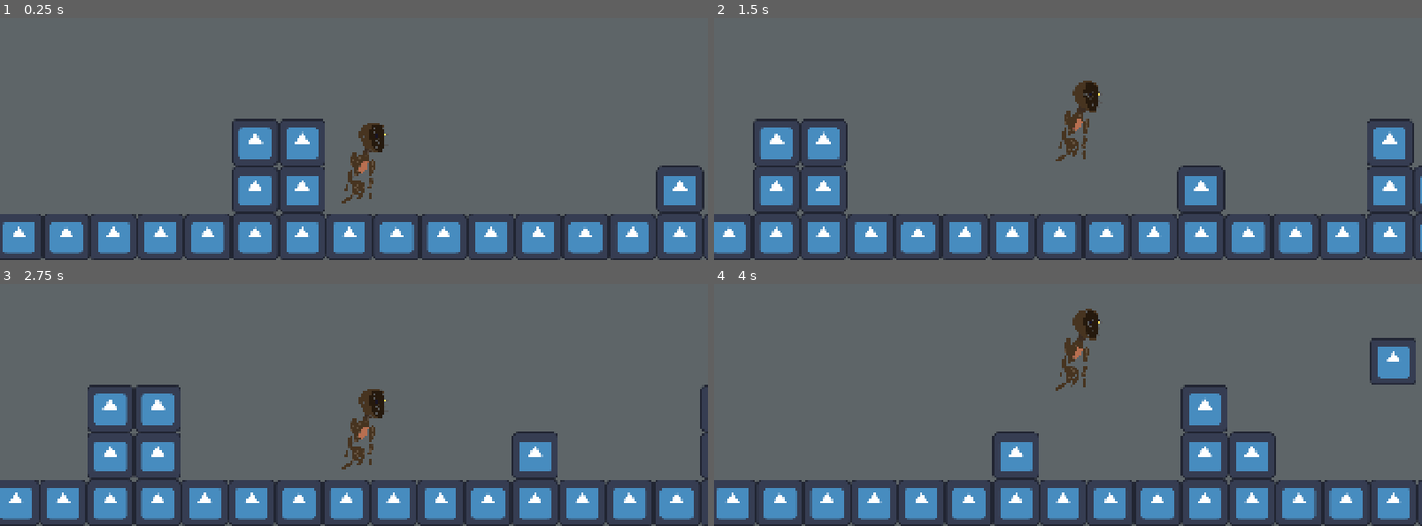
Above: before the commit, frames 1-4 (two rows, left to right).
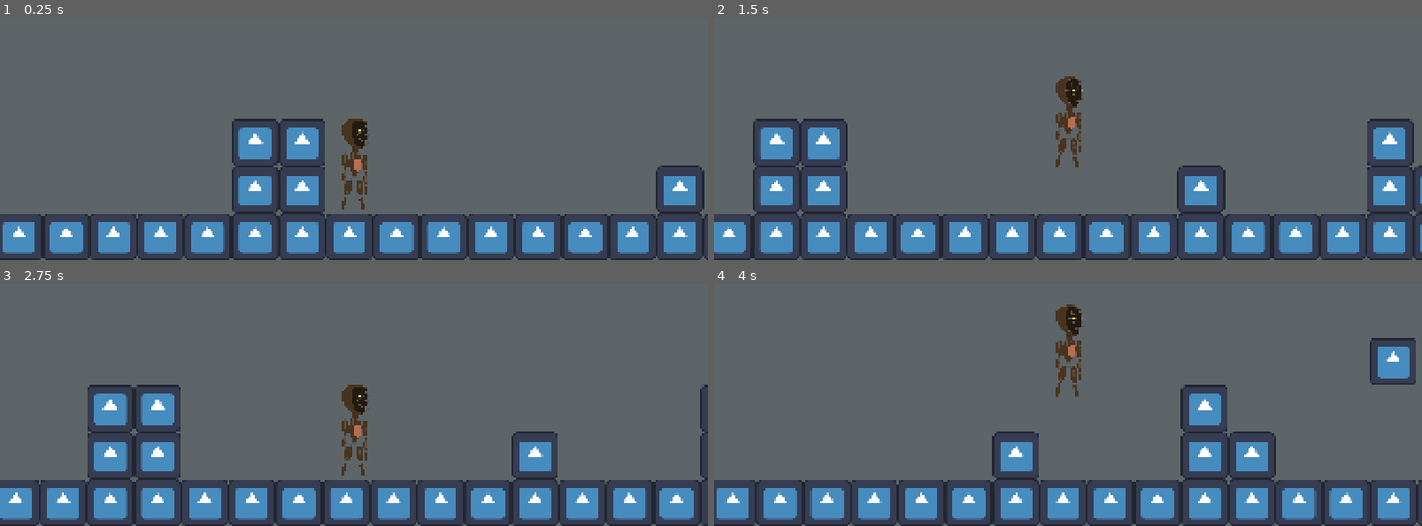
Above: after the commit, the same moments.

Repository: State0fFlux/Strings-Attached
Game: Godot game, scene res://scenes/ShowManager.tscn
Same seed, same stepped clock (60 frames per second), same inputs: the game is played once before the commit and once after it. The engine's default icon, where the game draws it, is replaced by a stand-in: a white triangle on a blue panel in a dark square.
Inputs:
- Up to frame 1 (0.25 s): no input
- Up to frame 2 (1.5 s): tap Enter at 0.5 s; hold W (ZoomIn) 0.53-1.28 s; hold D (Right) from 0.53 s (still down); tap Space (Jump) at 0.77 s; tap S (ZoomOut) at 1.35 s
- Up to frame 3 (2.75 s): tap Space (Jump) at 1.52 s; release D (Right) at 2.03 s; hold A (Left) from 2.03 s (still down); hold W (ZoomIn) from 2.03 s (still down)
- Up to frame 4 (4 s): release A (Left) at 2.78 s; release W (ZoomIn) at 2.78 s; hold D (Right) from 2.78 s (still down); tap S (ZoomOut) at 2.85 s; tap Space (Jump) at 3.02, 3.77 s; hold W (ZoomIn) from 3.53 s (still down)

The runs differ from the first frame. In frame 1, 1.2% of the frame differs, in the area x 48-55%, y 41-80%; in frame 2, 1.2%, in the area x 48-55%, y 24-62%; in frame 3, 1.2%; in frame 4, 1.2%.

Commit message:
Switching to CCDIK joints
lowkey screwed up the joints but whatever, tis for the best

Diff:
--- a/character/Clockwork.tscn
+++ b/character/Clockwork.tscn
@@ -18,80 +18,52 @@
 radius = 163.0
 height = 1084.0
 
-[sub_resource type="SkeletonModification2DTwoBoneIK" id="SkeletonModification2DTwoBoneIK_4yfbs"]
+[sub_resource type="SkeletonModification2DCCDIK" id="SkeletonModification2DCCDIK_4yfbs"]
 target_nodepath = NodePath("../IKTargets/LLeg")
-joint_one_bone_idx = 9
-joint_one_bone2d_node = NodePath("Hip/LThigh")
-joint_two_bone_idx = 10
-joint_two_bone2d_node = NodePath("Hip/LThigh/LShin")
-
-[sub_resource type="SkeletonModification2DTwoBoneIK" id="SkeletonModification2DTwoBoneIK_ropgy"]
-target_nodepath = NodePath("../IKTargets/RLeg")
-joint_one_bone_idx = 11
-joint_one_bone2d_node = NodePath("Hip/RThigh")
-joint_two_bone_idx = 12
-joint_two_bone2d_node = NodePath("Hip/RThigh/RShin")
-
-[sub_resource type="SkeletonModification2DTwoBoneIK" id="SkeletonModification2DTwoBoneIK_8t3fi"]
-target_nodepath = NodePath("../IKTargets/LElbow")
-flip_bend_direction = true
-joint_one_bone_idx = 1
-joint_one_bone2d_node = NodePath("Core/LShoulder")
-joint_two_bone_idx = 2
-joint_two_bone2d_node = NodePath("Core/LShoulder/LForearm")
-
-[sub_resource type="SkeletonModification2DTwoBoneIK" id="SkeletonModification2DTwoBoneIK_8q1fb"]
-target_nodepath = NodePath("../IKTargets/RElbow")
-flip_bend_direction = true
-joint_one_bone_idx = 4
-joint_one_bone2d_node = NodePath("Core/RShoulder")
-joint_two_bone_idx = 5
-joint_two_bone2d_node = NodePath("Core/RShoulder/RForearm")
-
-[sub_resource type="SkeletonModification2DTwoBoneIK" id="SkeletonModification2DTwoBoneIK_ewfl5"]
-target_nodepath = NodePath("../IKTargets/LElbow/LWrist")
-flip_bend_direction = true
-joint_one_bone_idx = 3
-joint_one_bone2d_node = NodePath("Core/LShoulder/LForearm/LHand")
-joint_two_bone_idx = 3
-joint_two_bone2d_node = NodePath("Core/LShoulder/LForearm/LHand")
-
-[sub_resource type="SkeletonModification2DTwoBoneIK" id="SkeletonModification2DTwoBoneIK_o3i88"]
-target_nodepath = NodePath("../IKTargets/RElbow/RWrist")
-flip_bend_direction = true
-joint_one_bone_idx = 6
-joint_one_bone2d_node = NodePath("Core/RShoulder/RForearm/RHand")
-joint_two_bone_idx = 6
-joint_two_bone2d_node = NodePath("Core/RShoulder/RForearm/RHand")
-
-[sub_resource type="SkeletonModification2DTwoBoneIK" id="SkeletonModification2DTwoBoneIK_ym88w"]
-target_nodepath = NodePath("../IKTargets/Head")
-joint_one_bone_idx = 7
-joint_one_bone2d_node = NodePath("Core/Head")
-joint_two_bone_idx = 7
-joint_two_bone2d_node = NodePath("Core/Head")
-
-[sub_resource type="SkeletonModification2DTwoBoneIK" id="SkeletonModification2DTwoBoneIK_p0vnl"]
-target_nodepath = NodePath("../IKTargets/Torso")
-joint_one_bone_idx = 0
-joint_one_bone2d_node = NodePath("Core")
-joint_two_bone_idx = 0
-joint_two_bone2d_node = NodePath("Core")
-
-[sub_resource type="SkeletonModification2DCCDIK" id="SkeletonModification2DCCDIK_4yfbs"]
+tip_nodepath = NodePath("Hip/LThigh/LShin")
+ccdik_data_chain_length = 2
+joint_data/0/bone_index = 9
+joint_data/0/bone2d_node = NodePath("Hip/LThigh")
+joint_data/0/rotate_from_joint = false
+joint_data/0/enable_constraint = false
+joint_data/0/editor_draw_gizmo = true
+joint_data/1/bone_index = 10
+joint_data/1/bone2d_node = NodePath("Hip/LThigh/LShin")
+joint_data/1/rotate_from_joint = true
+joint_data/1/enable_constraint = false
+joint_data/1/editor_draw_gizmo = true
 
 [sub_resource type="SkeletonModificationStack2D" id="SkeletonModificationStack2D_ropgy"]
 enabled = true
-modification_count = 9
-modifications/0 = SubResource("SkeletonModification2DTwoBoneIK_4yfbs")
-modifications/1 = SubResource("SkeletonModification2DTwoBoneIK_ropgy")
-modifications/2 = SubResource("SkeletonModification2DTwoBoneIK_8t3fi")
-modifications/3 = SubResource("SkeletonModification2DTwoBoneIK_8q1fb")
-modifications/4 = SubResource("SkeletonModification2DTwoBoneIK_ewfl5")
-modifications/5 = SubResource("SkeletonModification2DTwoBoneIK_o3i88")
-modifications/6 = SubResource("SkeletonModification2DTwoBoneIK_ym88w")
-modifications/7 = SubResource("SkeletonModification2DTwoBoneIK_p0vnl")
-modifications/8 = SubResource("SkeletonModification2DCCDIK_4yfbs")
+modification_count = 1
+modifications/0 = SubResource("SkeletonModification2DCCDIK_4yfbs")
+
+[sub_resource type="Animation" id="Animation_ropgy"]
+length = 0.001
+tracks/0/type = "value"
+tracks/0/imported = false
+tracks/0/enabled = true
+tracks/0/path = NodePath("Bones:position")
+tracks/0/interp = 1
+tracks/0/loop_wrap = true
+tracks/0/keys = {
+"times": PackedFloat32Array(0),
+"transitions": PackedFloat32Array(1),
+"update": 0,
+"values": [Vector2(-1, 0)]
+}
+tracks/1/type = "value"
+tracks/1/imported = false
+tracks/1/enabled = true
+tracks/1/path = NodePath("Bones:rotation")
+tracks/1/interp = 1
+tracks/1/loop_wrap = true
+tracks/1/keys = {
+"times": PackedFloat32Array(0),
+"transitions": PackedFloat32Array(1),
+"update": 0,
+"values": [0.0]
+}
 
 [sub_resource type="Animation" id="Animation_4yfbs"]
 resource_name = "Walk"
@@ -121,33 +93,6 @@
 "values": [0.0, 0.0, 0.0]
 }
 
-[sub_resource type="Animation" id="Animation_ropgy"]
-length = 0.001
-tracks/0/type = "value"
-tracks/0/imported = false
-tracks/0/enabled = true
-tracks/0/path = NodePath("Bones:position")
-tracks/0/interp = 1
-tracks/0/loop_wrap = true
-tracks/0/keys = {
-"times": PackedFloat32Array(0),
-"transitions": PackedFloat32Array(1),
-"update": 0,
-"values": [Vector2(-1, 0)]
-}
-tracks/1/type = "value"
-tracks/1/imported = false
-tracks/1/enabled = true
-tracks/1/path = NodePath("Bones:rotation")
-tracks/1/interp = 1
-tracks/1/loop_wrap = true
-tracks/1/keys = {
-"times": PackedFloat32Array(0),
-"transitions": PackedFloat32Array(1),
-"update": 0,
-"values": [0.0]
-}
-
 [sub_resource type="AnimationLibrary" id="AnimationLibrary_ropgy"]
 _data = {
 &"RESET": SubResource("Animation_ropgy"),
@@ -169,30 +114,70 @@
 [node name="IKTargets" type="Node2D" parent="."]
 
 [node name="Head" type="Node2D" parent="IKTargets"]
-position = Vector2(746, -322)
-
-[node name="LElbow" type="Node2D" parent="IKTargets"]
-position = Vector2(-132, 567)
-
-[node name="LWrist" type="Node2D" parent="IKTargets/LElbow"]
-position = Vector2(-89, -80)
-
-[node name="RElbow" type="Node2D" parent="IKTargets"]
-position = Vector2(137, 567)
-
-[node name="RWrist" type="Node2D" parent="IKTargets/RElbow"]
-position = Vector2(56, 2)
+position = Vector2(222, -367)
+
+[node name="LArm" type="Node2D" parent="IKTargets"]
+position = Vector2(-109, 314)
+
+[node name="RArm" type="Node2D" parent="IKTargets"]
+position = Vector2(132, 321)
 
 [node name="Torso" type="Node2D" parent="IKTargets"]
-position = Vector2(23, -516)
+position = Vector2(1, -101)
 
 [node name="LLeg" type="Node2D" parent="IKTargets"]
-position = Vector2(39, 374)
+position = Vector2(-156, 539)
 
 [node name="RLeg" type="Node2D" parent="IKTargets"]
-position = Vector2(-129, 429)
+position = Vector2(111, 551)
 
 [node name="Body" type="Node2D" parent="."]
+metadata/_edit_lock_ = true
+
+[node name="Right" type="Node2D" parent="Body"]
+
+[node name="RLeg" type="Node2D" parent="Body/Right"]
+
+[node name="RShin" type="Sprite2D" parent="Body/Right/RLeg"]
+position = Vector2(67.5851, 347.079)
+rotation = -0.1984
+scale = Vector2(0.99989, 0.99989)
+texture = ExtResource("12_b48ef")
+offset = Vector2(-5, 81)
+metadata/_edit_lock_ = true
+
+[node name="RThigh" type="Sprite2D" parent="Body/Right/RLeg"]
+position = Vector2(35, 185)
+rotation = -0.0710438
+scale = Vector2(0.999898, 0.999898)
+texture = ExtResource("14_a54qd")
+offset = Vector2(17, 77)
+metadata/_edit_lock_ = true
+
+[node name="RArm" type="Node2D" parent="Body/Right"]
+
+[node name="RHand" type="Sprite2D" parent="Body/Right/RArm"]
+position = Vector2(119.594, 220.684)
+rotation = -0.207705
+scale = Vector2(0.999558, 0.999558)
+texture = ExtResource("8_ym88w")
+offset = Vector2(-6, 56)
+metadata/_edit_lock_ = true
+
+[node name="RForearm" type="Sprite2D" parent="Body/Right/RArm"]
+position = Vector2(111.53, 60.2394)
+rotation = 0.0432587
+scale = Vector2(0.999659, 0.999659)
+texture = ExtResource("9_p0vnl")
+offset = Vector2(14, 81)
+metadata/_edit_lock_ = true
+
+[node name="RShoulder" type="Sprite2D" parent="Body/Right/RArm"]
+position = Vector2(105.557, -58.6151)
+rotation = 0.319369
+scale = Vector2(0.99972, 0.99972)
+texture = ExtResource("10_4pjga")
+offset = Vector2(18, 39)
 metadata/_edit_lock_ = true
 
 [node name="Torso" type="Sprite2D" parent="Body"]
@@ -205,89 +190,55 @@
 
 [node name="Head" type="Sprite2D" parent="Body"]
 position = Vector2(16.074, -320.629)
-rotation = -0.00187852
-scale = Vector2(0.999724, 0.999724)
+rotation = -0.0789063
+scale = Vector2(0.999726, 0.999726)
 texture = ExtResource("3_4yfbs")
 metadata/_edit_lock_ = true
 
-[node name="LHand" type="Sprite2D" parent="Body"]
-position = Vector2(-109.259, 213.401)
-rotation = 0.387735
-scale = Vector2(0.999546, 0.999546)
+[node name="Left" type="Node2D" parent="Body"]
+
+[node name="LLeg" type="Node2D" parent="Body/Left"]
+
+[node name="LShin" type="Sprite2D" parent="Body/Left/LLeg"]
+position = Vector2(-89.106, 341.663)
+rotation = 0.326827
+scale = Vector2(0.999664, 0.999664)
+texture = ExtResource("11_bc03q")
+offset = Vector2(5, 81)
+metadata/_edit_lock_ = true
+
+[node name="LThigh" type="Sprite2D" parent="Body/Left/LLeg"]
+position = Vector2(-36, 185)
+rotation = 0.193481
+scale = Vector2(0.999694, 0.999694)
+texture = ExtResource("13_gbeyn")
+offset = Vector2(-18, 77)
+metadata/_edit_lock_ = true
+
+[node name="LArm" type="Node2D" parent="Body/Left"]
+
+[node name="LHand" type="Sprite2D" parent="Body/Left/LArm"]
+position = Vector2(-110.181, 213.341)
+rotation = 0.0675046
+scale = Vector2(0.999514, 0.999514)
 texture = ExtResource("5_8q1fb")
 offset = Vector2(6, 56)
 metadata/_edit_lock_ = true
 
-[node name="LForearm" type="Sprite2D" parent="Body"]
-position = Vector2(-98.8857, 52.0988)
-rotation = -0.028676
-scale = Vector2(0.999617, 0.999617)
+[node name="LForearm" type="Sprite2D" parent="Body/Left/LArm"]
+position = Vector2(-99.2754, 52.0814)
+rotation = -0.0253846
+scale = Vector2(0.999638, 0.999638)
 texture = ExtResource("6_ewfl5")
 offset = Vector2(-14, 81)
 metadata/_edit_lock_ = true
 
-[node name="LShoulder" type="Sprite2D" parent="Body"]
-position = Vector2(-91.2248, -67.0224)
-rotation = -0.313172
-scale = Vector2(0.999704, 0.999704)
+[node name="LShoulder" type="Sprite2D" parent="Body/Left/LArm"]
+position = Vector2(-91.2248, -67.0228)
+rotation = -0.309889
+scale = Vector2(0.99973, 0.99973)
 texture = ExtResource("7_o3i88")
 offset = Vector2(-20, 39)
-metadata/_edit_lock_ = true
-
-[node name="RHand" type="Sprite2D" parent="Body"]
-position = Vector2(119.594, 220.684)
-rotation = -0.207706
-scale = Vector2(0.999557, 0.999557)
-texture = ExtResource("8_ym88w")
-offset = Vector2(-6, 56)
-metadata/_edit_lock_ = true
-
-[node name="RForearm" type="Sprite2D" parent="Body"]
-position = Vector2(111.53, 60.2394)
-rotation = 0.0432588
-scale = Vector2(0.999658, 0.999658)
-texture = ExtResource("9_p0vnl")
-offset = Vector2(14, 81)
-metadata/_edit_lock_ = true
-
-[node name="RShoulder" type="Sprite2D" parent="Body"]
-position = Vector2(105.556, -58.6151)
-rotation = 0.319369
-scale = Vector2(0.99972, 0.99972)
-texture = ExtResource("10_4pjga")
-offset = Vector2(18, 39)
-metadata/_edit_lock_ = true
-
-[node name="LShin" type="Sprite2D" parent="Body"]
-position = Vector2(117.672, 246.309)
-rotation = 0.552185
-scale = Vector2(0.999874, 0.999874)
-texture = ExtResource("11_bc03q")
-offset = Vector2(5, 81)
-metadata/_edit_lock_ = true
-
-[node name="RShin" type="Sprite2D" parent="Body"]
-position = Vector2(-4.3683, 345.565)
-rotation = 0.980867
-scale = Vector2(0.999878, 0.999878)
-texture = ExtResource("12_b48ef")
-offset = Vector2(-5, 81)
-metadata/_edit_lock_ = true
-
-[node name="LThigh" type="Sprite2D" parent="Body"]
-position = Vector2(-36, 185)
-rotation = -1.32454
-scale = Vector2(0.999891, 0.999891)
-texture = ExtResource("13_gbeyn")
-offset = Vector2(-18, 77)
-metadata/_edit_lock_ = true
-
-[node name="RThigh" type="Sprite2D" parent="Body"]
-position = Vector2(35, 185)
-rotation = 0.367798
-scale = Vector2(0.999889, 0.999889)
-texture = ExtResource("14_a54qd")
-offset = Vector2(17, 77)
 metadata/_edit_lock_ = true
 
 [node name="Bones" type="Skeleton2D" parent="."]
@@ -297,100 +248,92 @@
 
 [node name="Core" type="Bone2D" parent="Bones"]
 position = Vector2(0, 161)
-rotation = -0.0406474
-scale = Vector2(0.999859, 0.999859)
-rest = Transform2D(0.99923, 0.0354232, -0.0354232, 0.99923, 0, 161)
-metadata/_edit_lock_ = true
-metadata/_local_pose_override_enabled_ = true
+rotation = 0.0354357
+scale = Vector2(0.999858, 0.999858)
+rest = Transform2D(0.99923, 0.0354233, -0.0354233, 0.99923, 0, 161)
+metadata/_edit_lock_ = true
 
 [node name="LShoulder" type="Bone2D" parent="Bones/Core"]
 position = Vector2(-98.2606, -224.715)
-rotation = 0.279267
-scale = Vector2(0.999841, 0.999841)
-rest = Transform2D(0.939704, -0.341537, 0.341537, 0.939704, -98.2606, -224.715)
-metadata/_edit_lock_ = true
-metadata/_local_pose_override_enabled_ = true
+rotation = -0.345324
+scale = Vector2(0.999872, 0.999872)
+rest = Transform2D(0.940846, -0.338459, 0.338459, 0.940846, -98.2606, -224.715)
+metadata/_edit_lock_ = true
 
 [node name="LForearm" type="Bone2D" parent="Bones/Core/LShoulder"]
-position = Vector2(-44, 111)
-rotation = 0.284496
-scale = Vector2(0.999928, 0.999928)
-rest = Transform2D(0.959719, 0.28065, -0.28065, 0.959719, -44, 111)
-metadata/_edit_lock_ = true
-metadata/_local_pose_override_enabled_ = true
+position = Vector2(-44.0001, 111.006)
+rotation = 0.284504
+scale = Vector2(0.999907, 0.999907)
+rest = Transform2D(0.959712, 0.280656, -0.280656, 0.959712, -44.0001, 111.006)
+metadata/_edit_lock_ = true
 
 [node name="LHand" type="Bone2D" parent="Bones/Core/LShoulder/LForearm"]
-position = Vector2(-15, 161)
-rotation = 0.0928995
-scale = Vector2(0.99997, 0.99997)
-rest = Transform2D(0.963382, 0.267882, -0.267882, 0.963382, -15, 161)
+position = Vector2(-15.0002, 160.989)
+rotation = 0.0928892
+scale = Vector2(0.999877, 0.999877)
+rest = Transform2D(0.995566, 0.0927443, -0.0927443, 0.995566, -15.0002, 160.989)
 auto_calculate_length_and_angle = false
 length = 100.0
 bone_angle = 90.0
 metadata/_edit_lock_ = true
-metadata/_local_pose_override_enabled_ = true
 
 [node name="RemoteTransform2D" type="RemoteTransform2D" parent="Bones/Core/LShoulder/LForearm/LHand"]
-remote_path = NodePath("../../../../../../Body/LHand")
+remote_path = NodePath("../../../../../../Body/Left/LArm/LHand")
 metadata/_edit_lock_ = true
 
 [node name="RemoteTransform2D" type="RemoteTransform2D" parent="Bones/Core/LShoulder/LForearm"]
-remote_path = NodePath("../../../../../Body/LForearm")
+remote_path = NodePath("../../../../../Body/Left/LArm/LForearm")
 metadata/_edit_lock_ = true
 
 [node name="RemoteTransform2D" type="RemoteTransform2D" parent="Bones/Core/LShoulder"]
-remote_path = NodePath("../../../../Body/LShoulder")
+remote_path = NodePath("../../../../Body/Left/LArm/LShoulder")
 metadata/_edit_lock_ = true
 
 [node name="RShoulder" type="Bone2D" parent="Bones/Core"]
 position = Vector2(98.7231, -223.284)
-rotation = -0.712805
-scale = Vector2(0.999874, 0.999874)
+rotation = 0.283933
+scale = Vector2(0.999862, 0.999862)
 rest = Transform2D(0.959829, 0.280095, -0.280095, 0.959829, 98.7231, -223.284)
 metadata/_edit_lock_ = true
-metadata/_local_pose_override_enabled_ = true
 
 [node name="RForearm" type="Bone2D" parent="Bones/Core/RShoulder"]
 position = Vector2(43, 111)
 rotation = -0.27611
-scale = Vector2(0.999949, 0.999949)
-rest = Transform2D(0.962064, -0.272598, 0.272598, 0.962064, 43, 111)
-metadata/_edit_lock_ = true
-metadata/_local_pose_override_enabled_ = true
+scale = Vector2(0.999939, 0.999939)
+rest = Transform2D(0.962065, -0.272598, 0.272598, 0.962065, 43, 111)
+metadata/_edit_lock_ = true
 
 [node name="RHand" type="Bone2D" parent="Bones/Core/RShoulder/RForearm"]
 position = Vector2(15, 160)
-rotation = -0.0934767
-scale = Vector2(0.99992, 0.99992)
+rotation = -0.250964
+scale = Vector2(0.999899, 0.999899)
 rest = Transform2D(0.968576, -0.248313, 0.248313, 0.968576, 15, 160)
 auto_calculate_length_and_angle = false
 length = 100.0
 bone_angle = 90.0
 metadata/_edit_lock_ = true
-metadata/_local_pose_override_enabled_ = true
 
 [node name="RemoteTransform2D" type="RemoteTransform2D" parent="Bones/Core/RShoulder/RForearm/RHand"]
-remote_path = NodePath("../../../../../../Body/RHand")
+remote_path = NodePath("../../../../../../Body/Right/RArm/RHand")
 metadata/_edit_lock_ = true
 
 [node name="RemoteTransform2D" type="RemoteTransform2D" parent="Bones/Core/RShoulder/RForearm"]
-remote_path = NodePath("../../../../../Body/RForearm")
+remote_path = NodePath("../../../../../Body/Right/RArm/RForearm")
 metadata/_edit_lock_ = true
 
 [node name="RemoteTransform2D" type="RemoteTransform2D" parent="Bones/Core/RShoulder"]
-remote_path = NodePath("../../../../Body/RShoulder")
+remote_path = NodePath("../../../../Body/Right/RArm/RShoulder")
 metadata/_edit_lock_ = true
 
 [node name="Head" type="Bone2D" parent="Bones/Core"]
 position = Vector2(0, -482)
-rotation = -0.297885
-scale = Vector2(0.999871, 0.999871)
+rotation = -0.114342
+scale = Vector2(0.999868, 0.999868)
 rest = Transform2D(0.993339, -0.114078, 0.114078, 0.993339, 0, -482)
 auto_calculate_length_and_angle = false
 length = 108.192
 bone_angle = 0.0
 metadata/_edit_lock_ = true
-metadata/_local_pose_override_enabled_ = true
 
 [node name="RemoteTransform2D" type="RemoteTransform2D" parent="Bones/Core/Head"]
 remote_path = NodePath("../../../../Body/Head")
@@ -408,17 +351,17 @@
 
 [node name="LThigh" type="Bone2D" parent="Bones/Hip"]
 position = Vector2(-35, 24)
-rotation = 0.0500298
-scale = Vector2(0.999949, 0.999949)
-rest = Transform2D(0.999786, 0.0147695, -0.0147695, 0.999786, -35, 24)
+rotation = 0.0147716
+scale = Vector2(0.999896, 0.999896)
+rest = Transform2D(0.999787, 0.0147695, -0.0147695, 0.999787, -35, 24)
 metadata/_edit_lock_ = true
 metadata/_local_pose_override_enabled_ = true
 
 [node name="LShin" type="Bone2D" parent="Bones/Hip/LThigh"]
 position = Vector2(-22, 164)
 rotation = 0.13335
-scale = Vector2(0.999995, 0.999995)
-rest = Transform2D(0.991116, 0.132955, -0.132955, 0.991116, -22, 164)
+scale = Vector2(0.999994, 0.999994)
+rest = Transform2D(0.991116, 0.132954, -0.132954, 0.991116, -22, 164)
 auto_calculate_length_and_angle = false
 length = 150.0
 bone_angle = 90.0
@@ -426,38 +369,36 @@
 metadata/_local_pose_override_enabled_ = true
 
 [node name="RemoteTransform2D" type="RemoteTransform2D" parent="Bones/Hip/LThigh/LShin"]
-remote_path = NodePath("../../../../../Body/LShin")
+remote_path = NodePath("../../../../../Body/Left/LLeg/LShin")
 metadata/_edit_lock_ = true
 
 [node name="RemoteTransform2D" type="RemoteTransform2D" parent="Bones/Hip/LThigh"]
-remote_path = NodePath("../../../../Body/LThigh")
+remote_path = NodePath("../../../../Body/Left/LLeg/LThigh")
 metadata/_edit_lock_ = true
 
 [node name="RThigh" type="Bone2D" parent="Bones/Hip"]
 position = Vector2(36, 24)
-rotation = -0.0425868
-scale = Vector2(0.999901, 0.999901)
-rest = Transform2D(0.997377, -0.070977, 0.070977, 0.997377, 36, 24)
-metadata/_local_pose_override_enabled_ = true
+rotation = -0.0710438
+scale = Vector2(0.999899, 0.999899)
+rest = Transform2D(0.997377, -0.0709769, 0.0709769, 0.997377, 36, 24)
 metadata/_edit_lock_ = true
 
 [node name="RShin" type="Bone2D" parent="Bones/Hip/RThigh"]
 position = Vector2(21, 164)
 rotation = -0.127356
-scale = Vector2(0.999993, 0.999993)
+scale = Vector2(0.999992, 0.999992)
 rest = Transform2D(0.991893, -0.127011, 0.127011, 0.991893, 21, 164)
 auto_calculate_length_and_angle = false
 length = 150.0
 bone_angle = 90.0
 metadata/_edit_lock_ = true
-metadata/_local_pose_override_enabled_ = true
 
 [node name="RemoteTransform2D" type="RemoteTransform2D" parent="Bones/Hip/RThigh/RShin"]
-remote_path = NodePath("../../../../../Body/RShin")
+remote_path = NodePath("../../../../../Body/Right/RLeg/RShin")
 metadata/_edit_lock_ = true
 
 [node name="RemoteTransform2D" type="RemoteTransform2D" parent="Bones/Hip/RThigh"]
-remote_path = NodePath("../../../../Body/RThigh")
+remote_path = NodePath("../../../../Body/Right/RLeg/RThigh")
 metadata/_edit_lock_ = true
 
 [node name="AnimationPlayer" type="AnimationPlayer" parent="."]
Not shown: 1 places in character/Clockwork.tscn that only renumber resources
